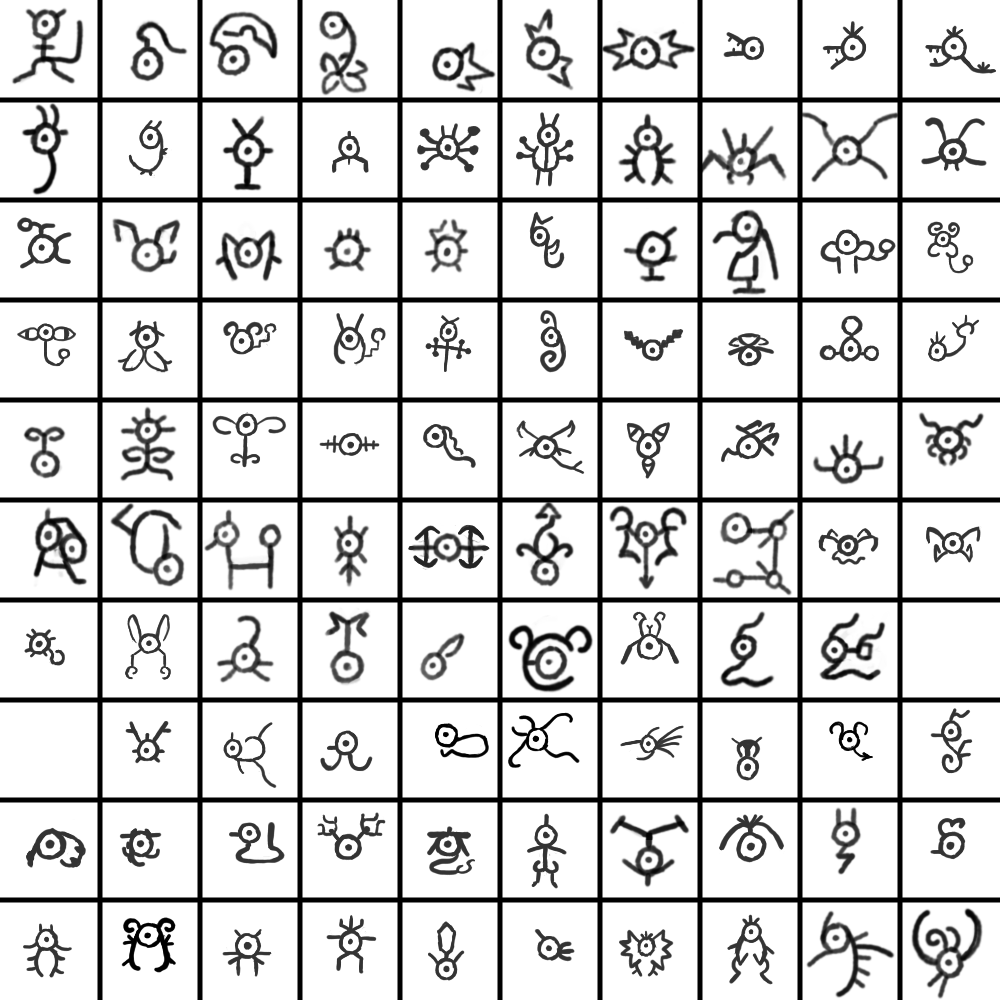
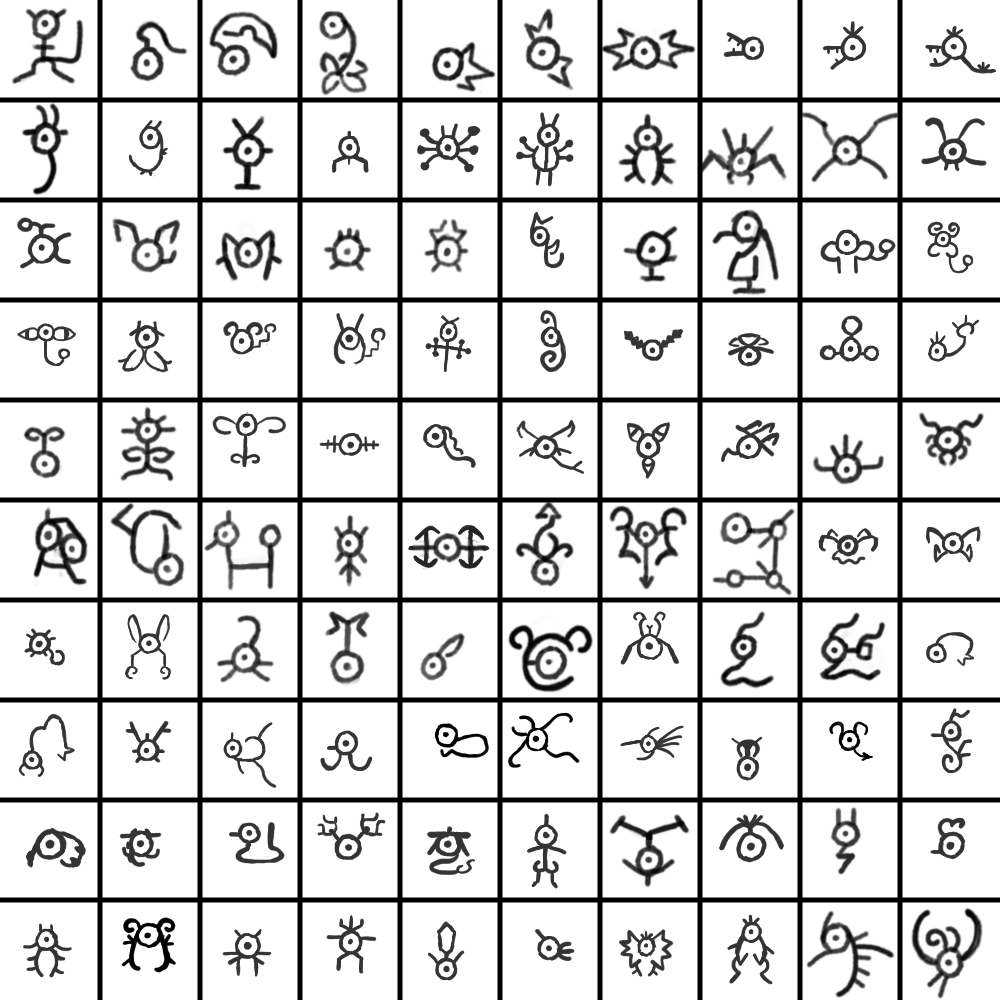
Revision of a layered 1000px x 1000px image; what changed, layer by layer:
painted on "Paint Layer 1" over [18, 632, 975, 777]
